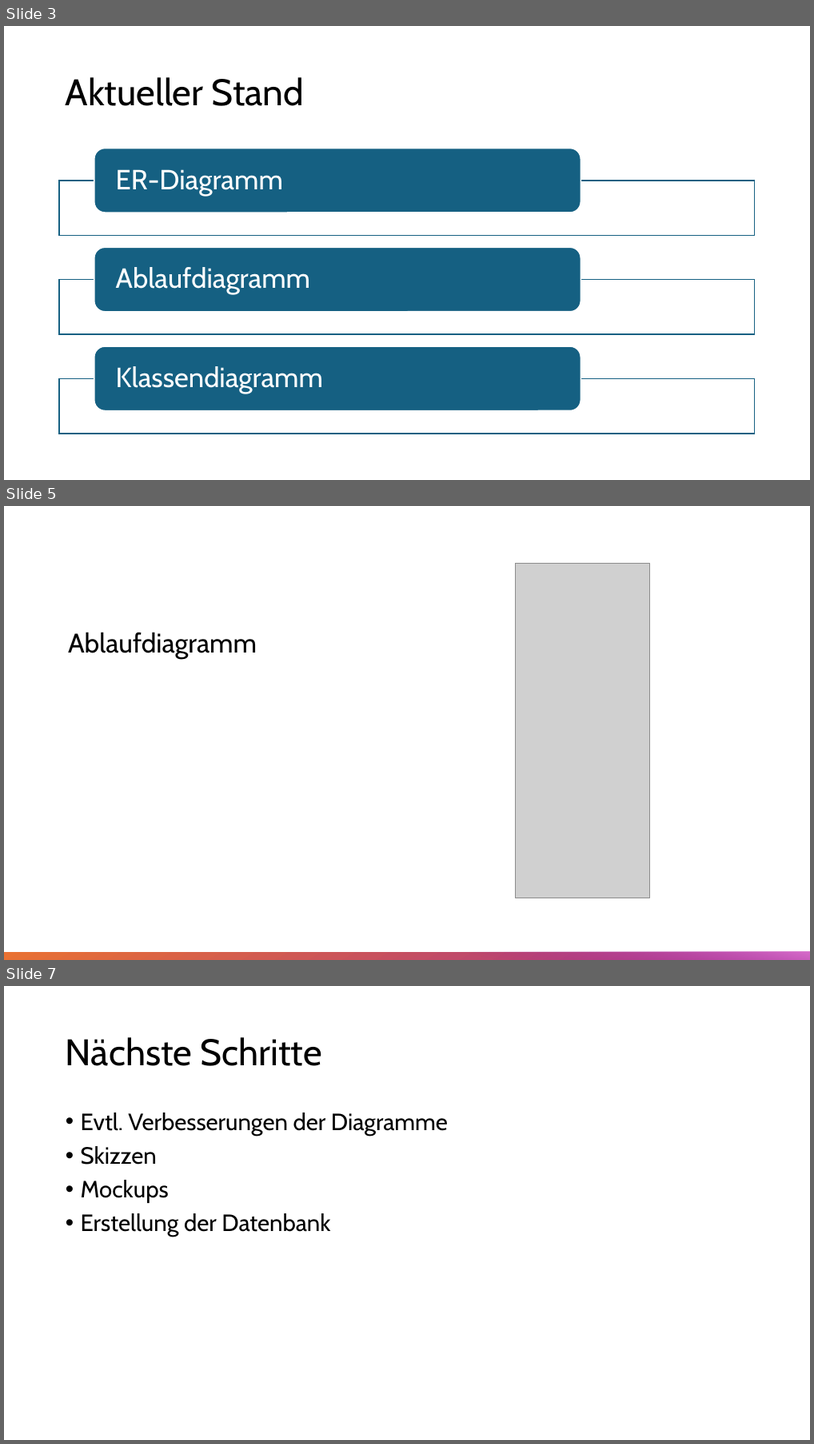
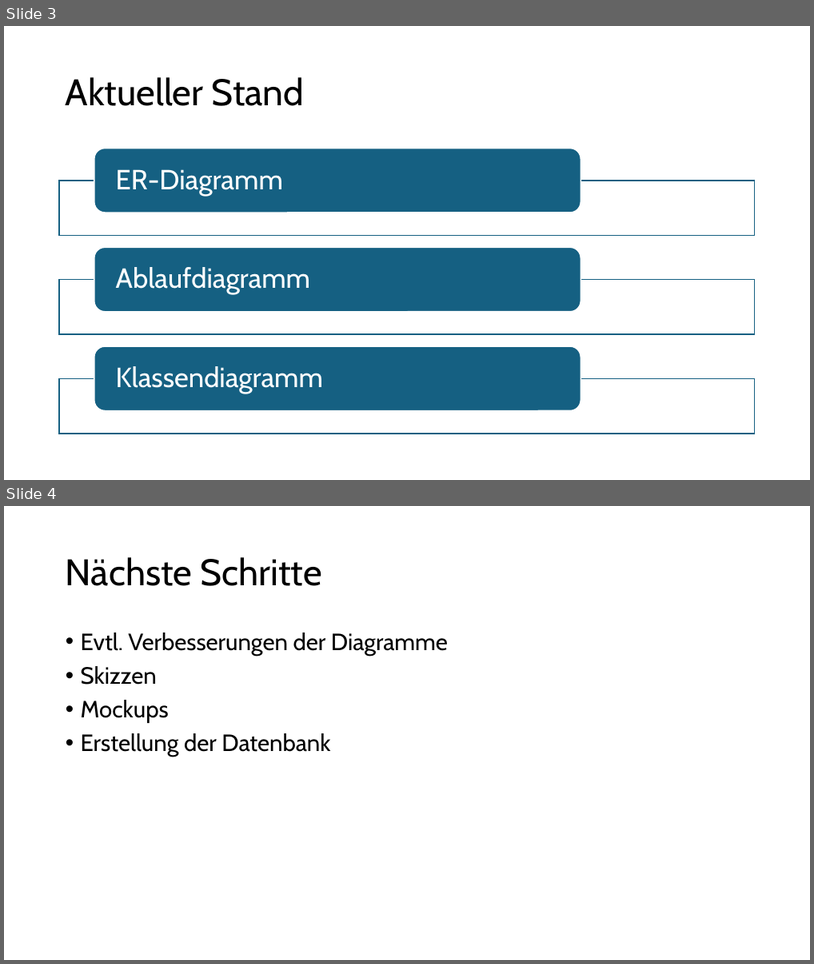
Before and after one commit to Schokobaer06/LogIt, a slide deck: doc/Zwischen-Präsentation.pptx. Shown one above the other, each under a label of ours: slides 3, 5 and 7 before the commit, slides 3 and 4 after it; the slides between them are not shown. The pictures are 814x1444 and 814x964 pixels, drawn with LibreOffice and Linux fonts; fonts in the diff are those of the drawing; grey boxes stand for pictures. Boxes give left, top, right and bottom in pixels: in the first picture for what was removed or moved away, otherwise in the second. Text is boxed around its words. In the diff, an @@ line names an element or a change of style, - is before the commit and + after.

```diff
--- a/doc/Zwischen-Präsentation.pptx
+++ b/doc/Zwischen-Präsentation.pptx
@@ slide 5 removed at <box>4,506,810,960</box>, background #FFFFFF @@
@@ picture removed at <box>516,564,650,897</box> @@
@@ title removed at <box>68,632,257,659</box> @@
-Ablaufdiagramm
@@ rectangle removed at <box>4,952,810,960</box> @@
@@ rectangle removed at <box>419,952,810,960</box> @@
@@ what was slide 7 is now slide 4 @@
```
Also in this commit, not shown: 2 other slides removed, 21 other files.
